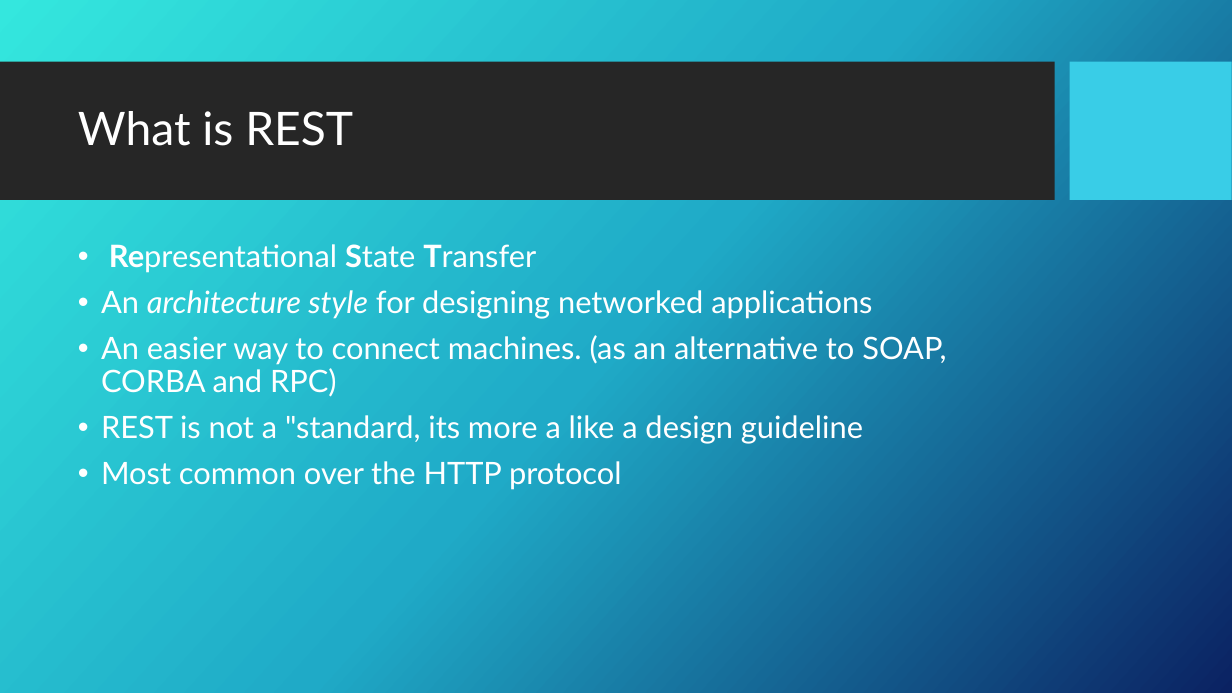
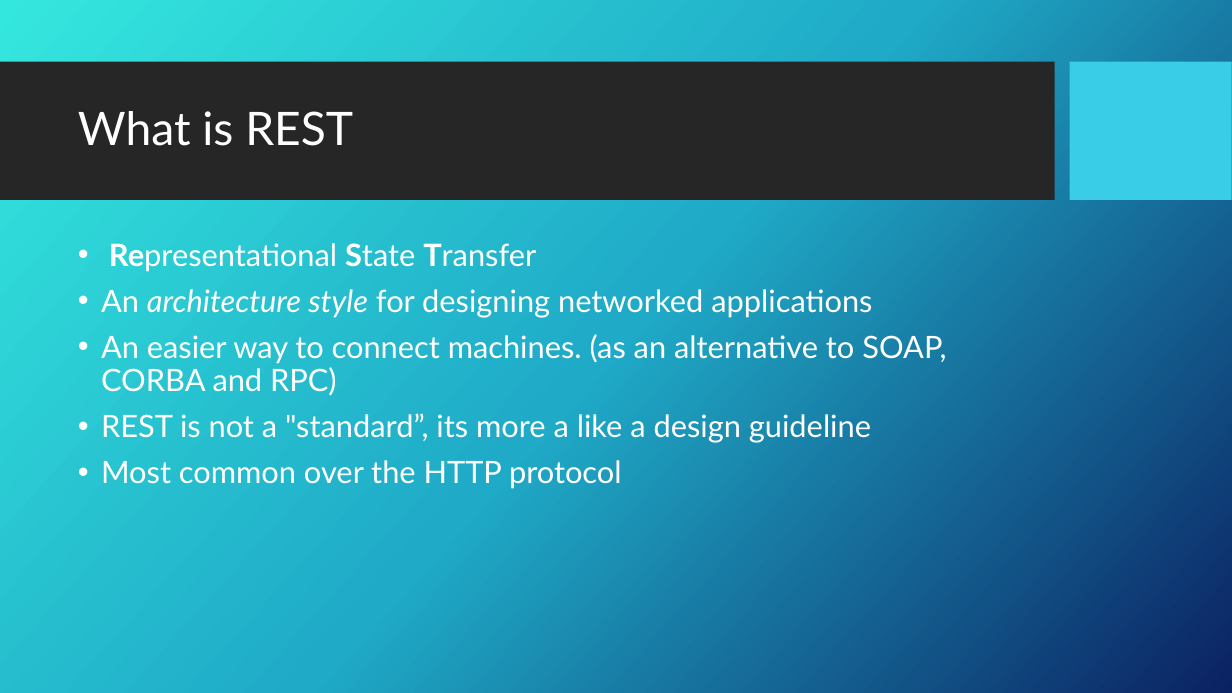
Before and after one commit to carl-b/rocket_launcher, a slide deck: slide 6 of doc/REST og JSON.pptx. Drawn at 1232x693 pixels with LibreOffice and Linux fonts; fonts in the diff are those of the drawing; background and template pictures are left out. Boxes give left, top, right and bottom in pixels: in the first picture for what was removed or moved away, otherwise in the second. Text is boxed around its words. In the diff, an @@ line names an element or a change of style, - is before the commit and + after.

```diff
--- a/doc/REST og JSON.pptx
+++ b/doc/REST og JSON.pptx
@@ text at box(101, 413, 871, 443): text changed @@
-• REST is not a "standard, its more a like a design guideline
+• REST is not a "standard”, its more a like a design guideline
```
Also in this commit, not shown: 4 other slides changed.
